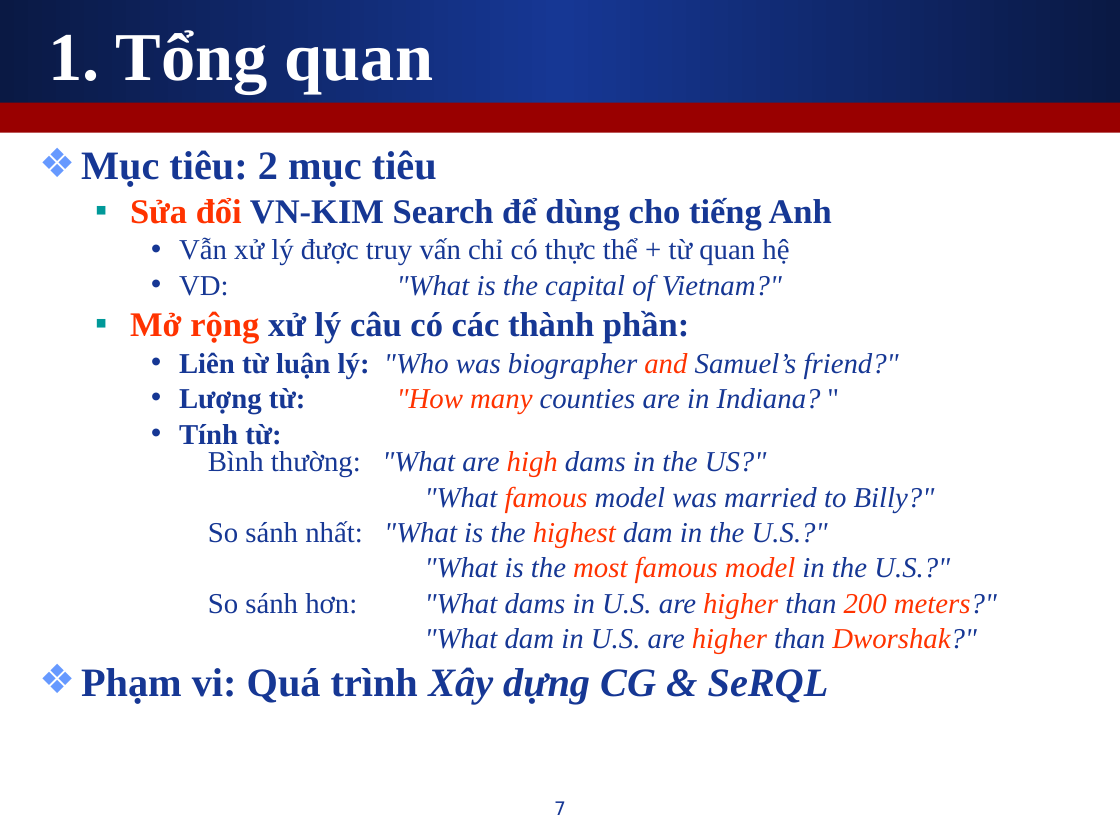
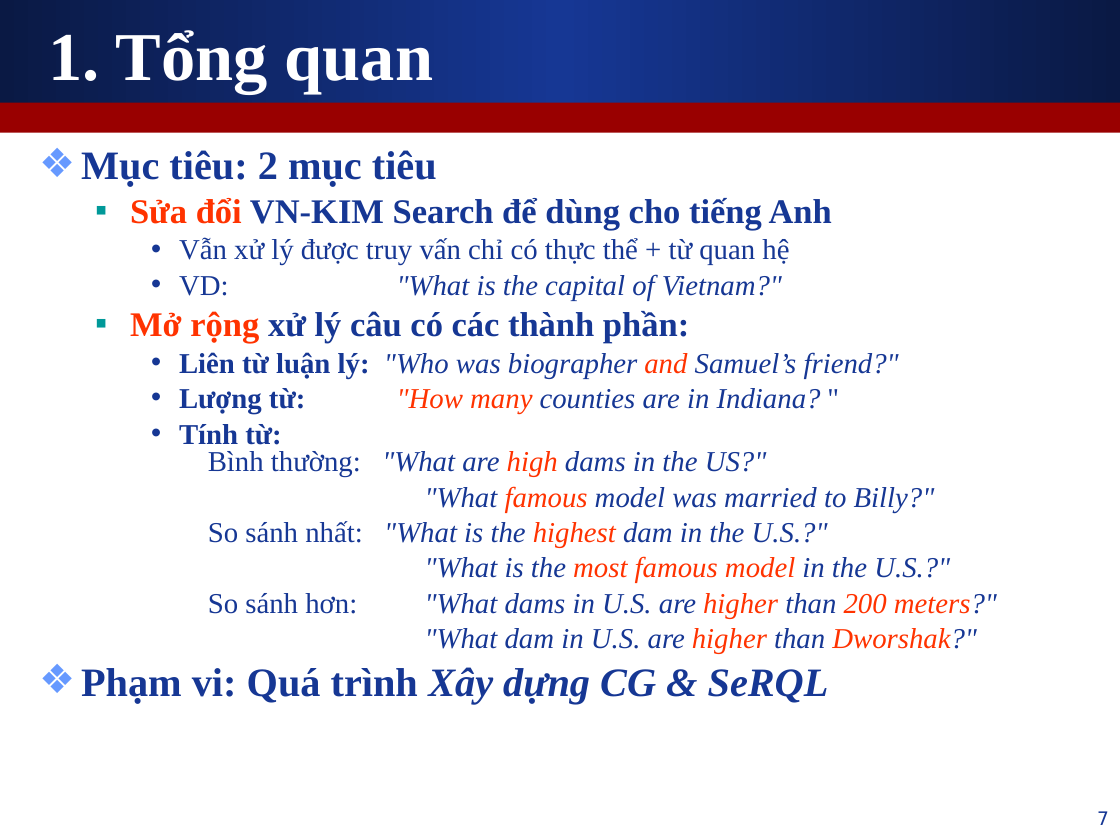
Before and after one commit to leaderwing/kt-kimres, a slide deck: slide 7 of note/Copy of [Thesis] Presentation.ppt. Drawn at 1120x840 pixels with LibreOffice and Linux fonts; fonts in the diff are those of the drawing. Boxes give left, top, right and bottom in pixels: in the first picture for what was removed or moved away, otherwise in the second. Text is boxed around its words. In the diff, an @@ line names an element or a change of style, - is before the commit and + after.

```diff
--- a/note/Copy of [Thesis] Presentation.ppt
+++ b/note/Copy of [Thesis] Presentation.ppt
@@ page number: place and size @@
-page number at <box>554,801,566,815</box>
+page number at <box>1097,811,1109,825</box>
@@ page number at <box>1097,811,1109,825</box>: alignment centre to right @@
```
Also in this commit, not shown: 26 other slides changed, 1 slide added.
